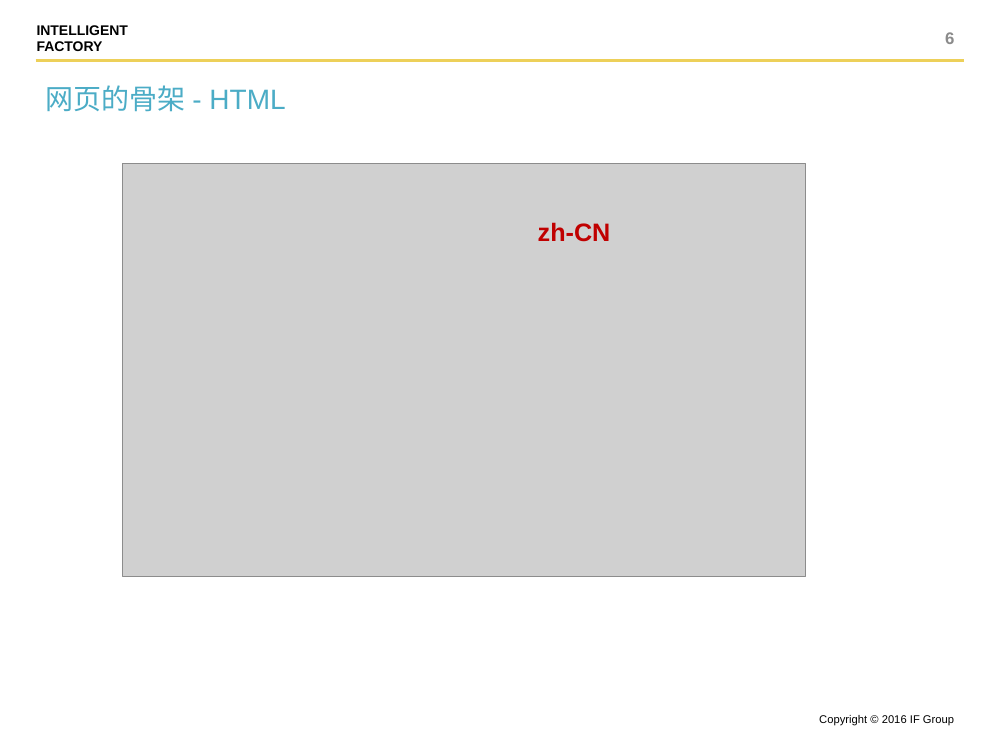
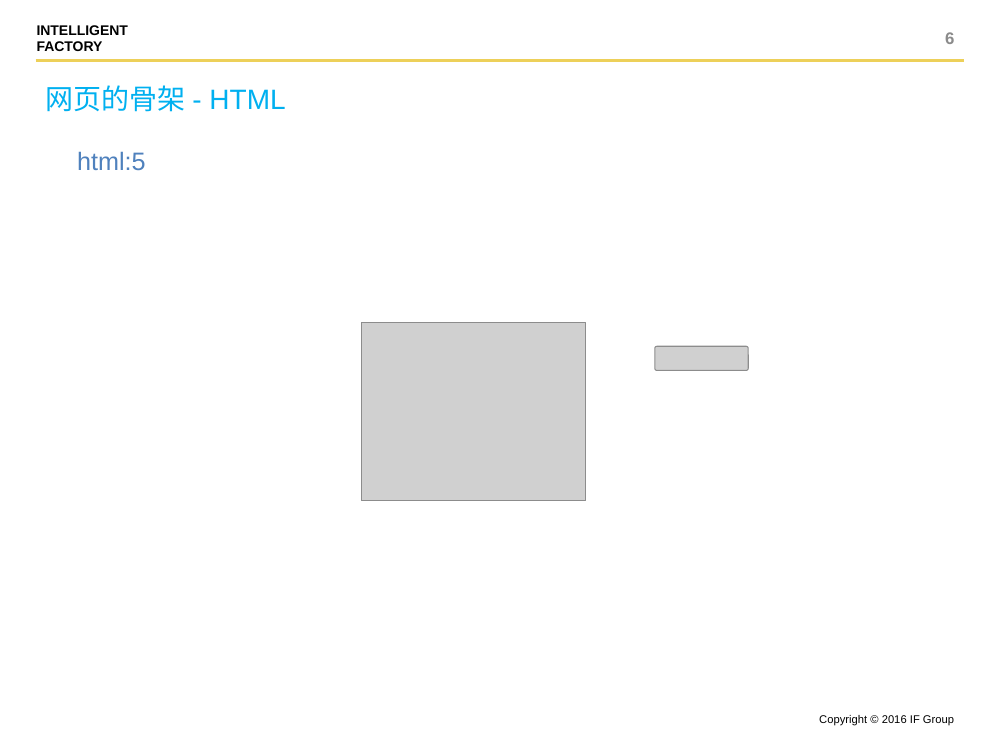
Before and after one commit to shentianyi/CompanyCource, a slide deck: slide 6 of CodeMonkey/cs05 UI前端/UI设计.pptx. Drawn at 1008x756 pixels with LibreOffice and Linux fonts; fonts in the diff are those of the drawing; grey boxes stand for pictures. Boxes give left, top, right and bottom in pixels: in the first picture for what was removed or moved away, otherwise in the second. Text is boxed around its words. In the diff, an @@ line names an element or a change of style, - is before the commit and + after.

Commit message:
html css

```diff
--- a/CodeMonkey/cs05 UI前端/UI设计.pptx
+++ b/CodeMonkey/cs05 UI前端/UI设计.pptx
@@ text "网页的骨架 - HTML" at [46,85,285,112]: text colour #4BACC6 to #00B0F0 @@
@@ text added at [77,151,146,171], 18 pt, text #4F81BD @@
+html:5
@@ picture removed at [123,163,805,576] @@
@@ text removed at [538,222,611,242] @@
-zh-CN
@@ picture added at [361,323,586,501] @@
@@ picture added at [655,347,749,371] @@
```
Also in this commit, not shown: 3 other slides changed, 11 slides added, 16 slides removed, 1 other file.
